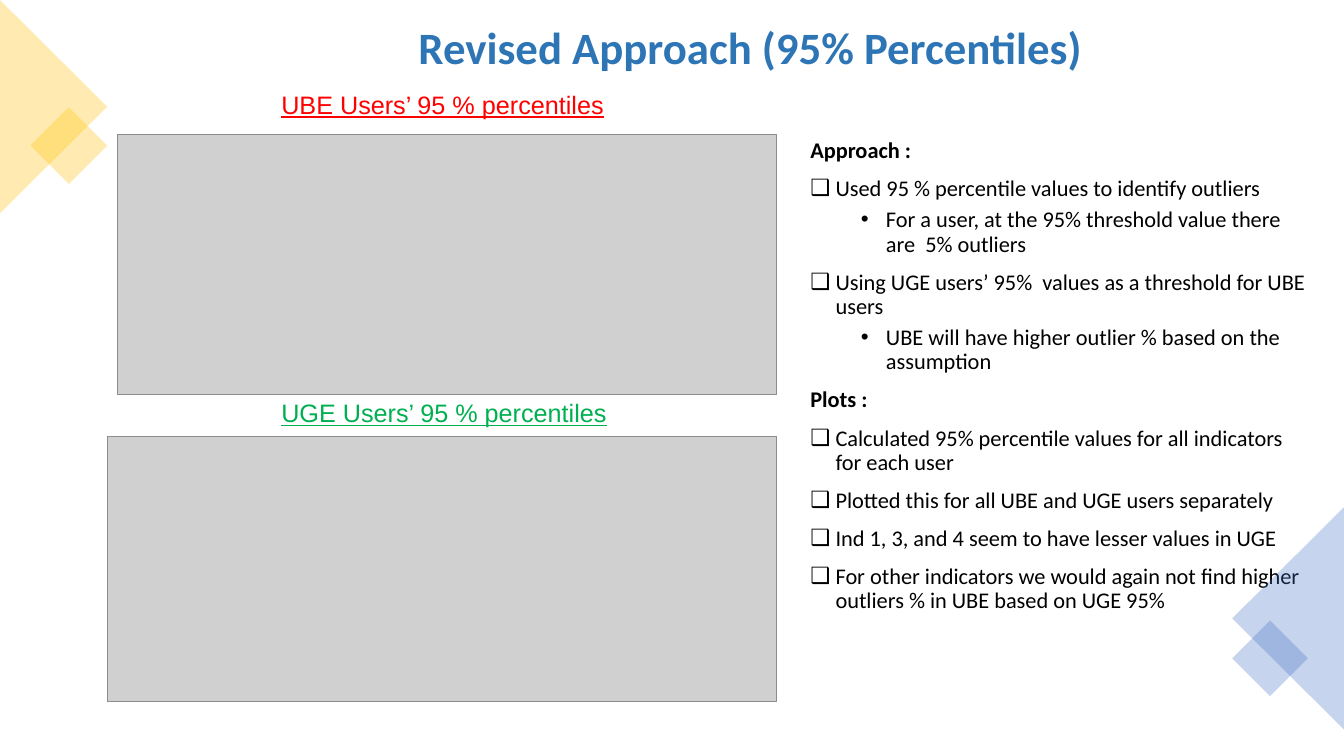
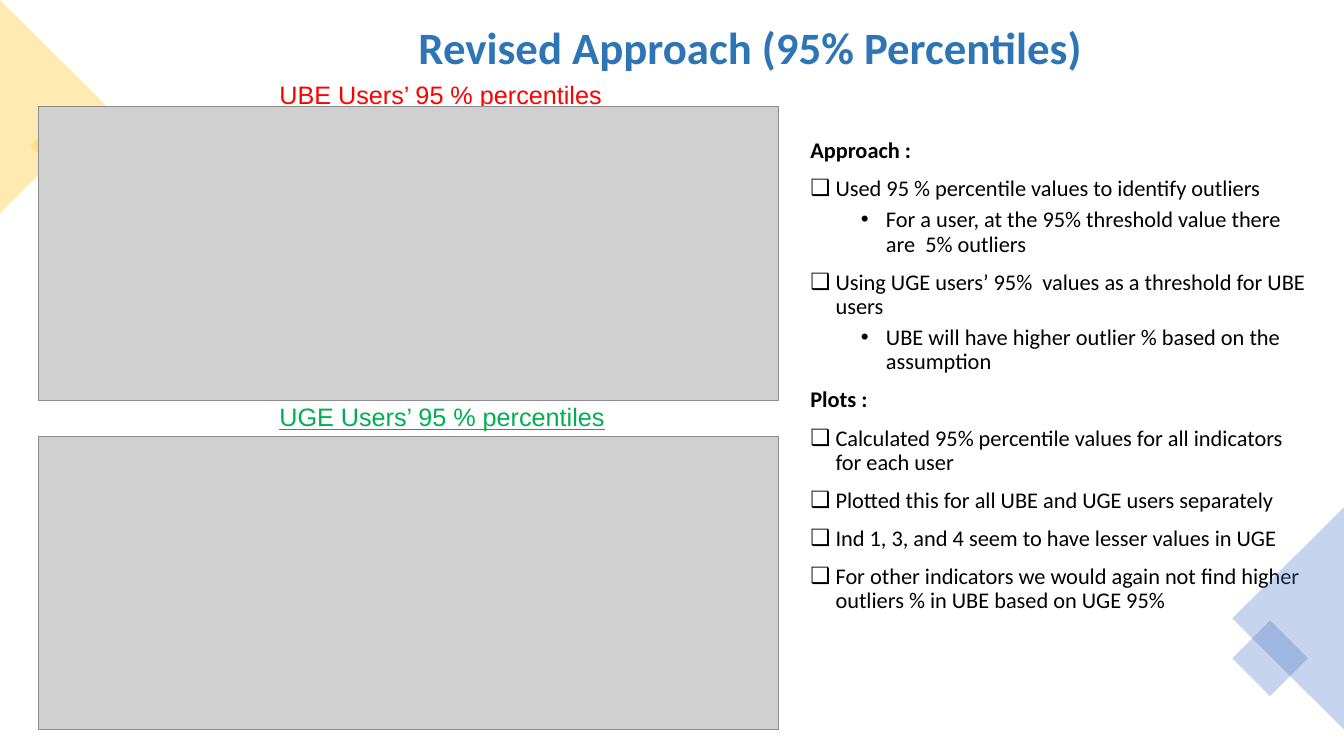
Before and after one commit to ITU-AI-ML-in-5G-Challenge/Team-DataRangers-home-network-users-experience-classification, a slide deck: slide 8 of 5gChallenge_DataRangers.pptx. Drawn at 1344x756 pixels with LibreOffice and Linux fonts; fonts in the diff are those of the drawing; grey boxes stand for pictures. Boxes give left, top, right and bottom in pixels: in the first picture for what was removed or moved away, otherwise in the second. Text is boxed around its words. In the diff, an @@ line names an element or a change of style, - is before the commit and + after.

```diff
--- a/5gChallenge_DataRangers.pptx
+++ b/5gChallenge_DataRangers.pptx
@@ text "UBE Users’ 95 % percentiles": place and size @@
-text "UBE Users’ 95 % percentiles" at bbox=[281, 95, 604, 119]
+text "UBE Users’ 95 % percentiles" at bbox=[279, 85, 602, 110]
@@ picture: place and size @@
-picture at bbox=[118, 134, 777, 394]
+picture at bbox=[38, 107, 779, 400]
@@ text "UGE Users’ 95 % percentiles": place and size @@
-text "UGE Users’ 95 % percentiles" at bbox=[281, 403, 607, 428]
+text "UGE Users’ 95 % percentiles" at bbox=[279, 407, 605, 432]
@@ picture: place and size @@
-picture at bbox=[107, 437, 776, 701]
+picture at bbox=[38, 437, 779, 730]
```
